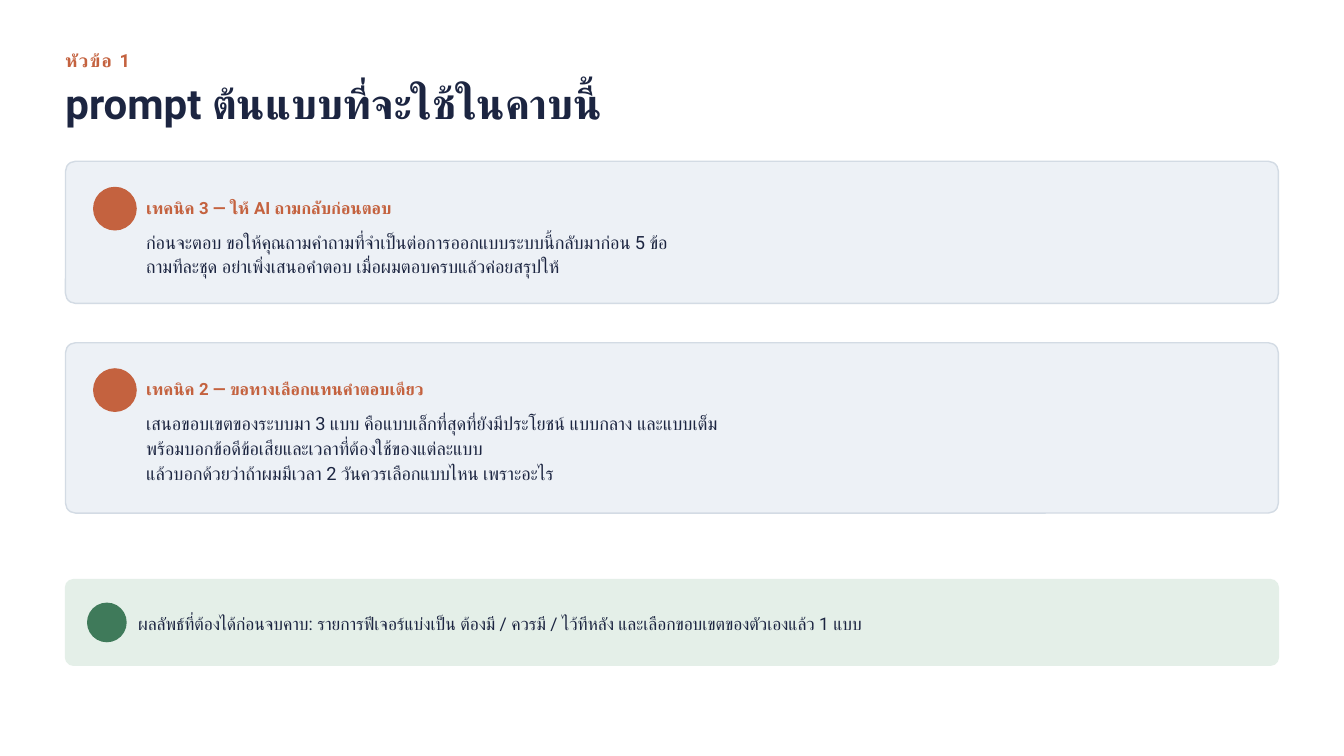
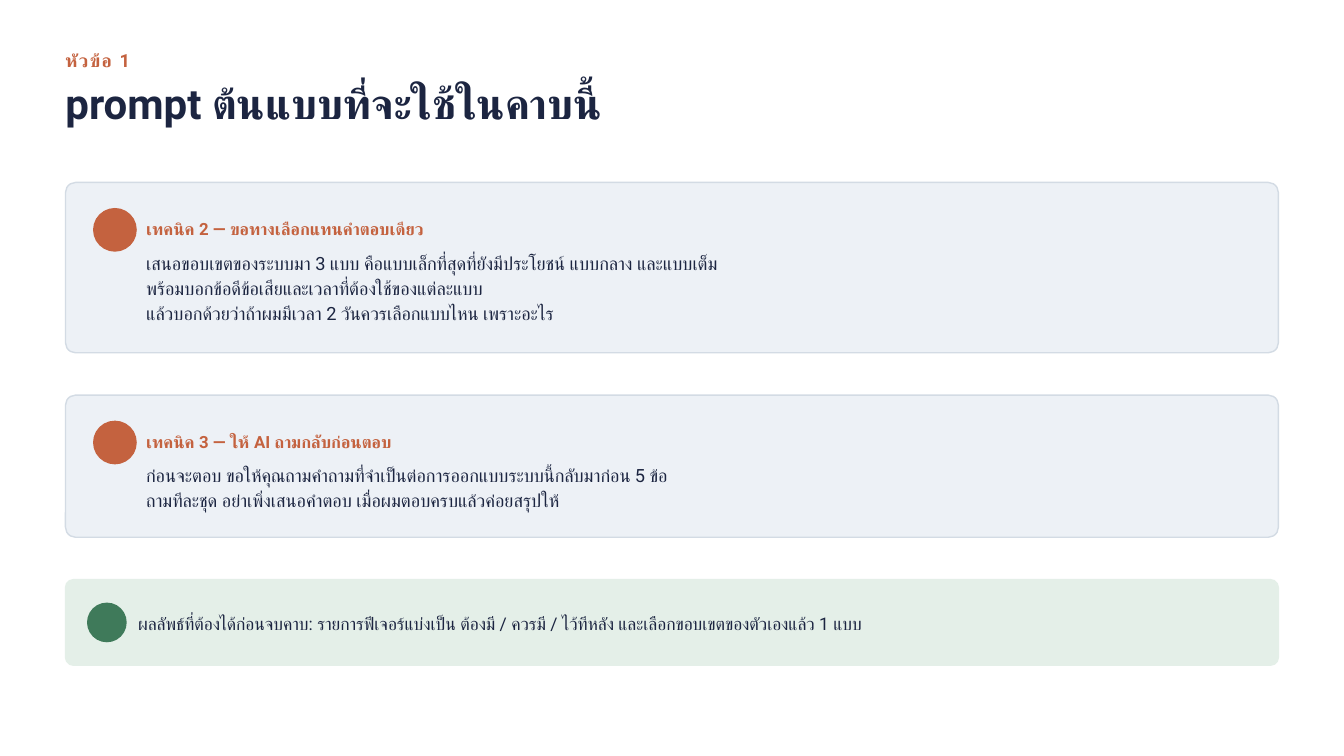
Before and after one commit to turboadd/IT_Asset_Tracker, a slide deck: slide 10 of train doc/สไลด์ประกอบการสอน-Claude-Git-GitHub.pptx (slide 11 before the commit). Drawn at 1344x756 pixels with LibreOffice and Linux fonts; fonts in the diff are those of the drawing; background and template pictures are left out. Boxes give left, top, right and bottom in pixels: in the first picture for what was removed or moved away, otherwise in the second. Text is boxed around its words. In the diff, an @@ line names an element or a change of style, - is before the commit and + after.

```diff
--- a/train doc/สไลด์ประกอบการสอน-Claude-Git-GitHub.pptx
+++ b/train doc/สไลด์ประกอบการสอน-Claude-Git-GitHub.pptx
@@ 2 texts, 1 rounded rectangle, 1 ellipse: place and size @@
-2 texts, 1 rounded rectangle, 1 ellipse at [66, 343, 1278, 513]
+2 texts, 1 rounded rectangle, 1 ellipse at [66, 182, 1278, 353]
@@ 2 texts, 1 rounded rectangle, 1 ellipse: place and size @@
-2 texts, 1 rounded rectangle, 1 ellipse at [66, 161, 1278, 303]
+2 texts, 1 rounded rectangle, 1 ellipse at [66, 395, 1278, 537]
```
Also in this commit, not shown: 5 other slides changed, 1 slide removed.
